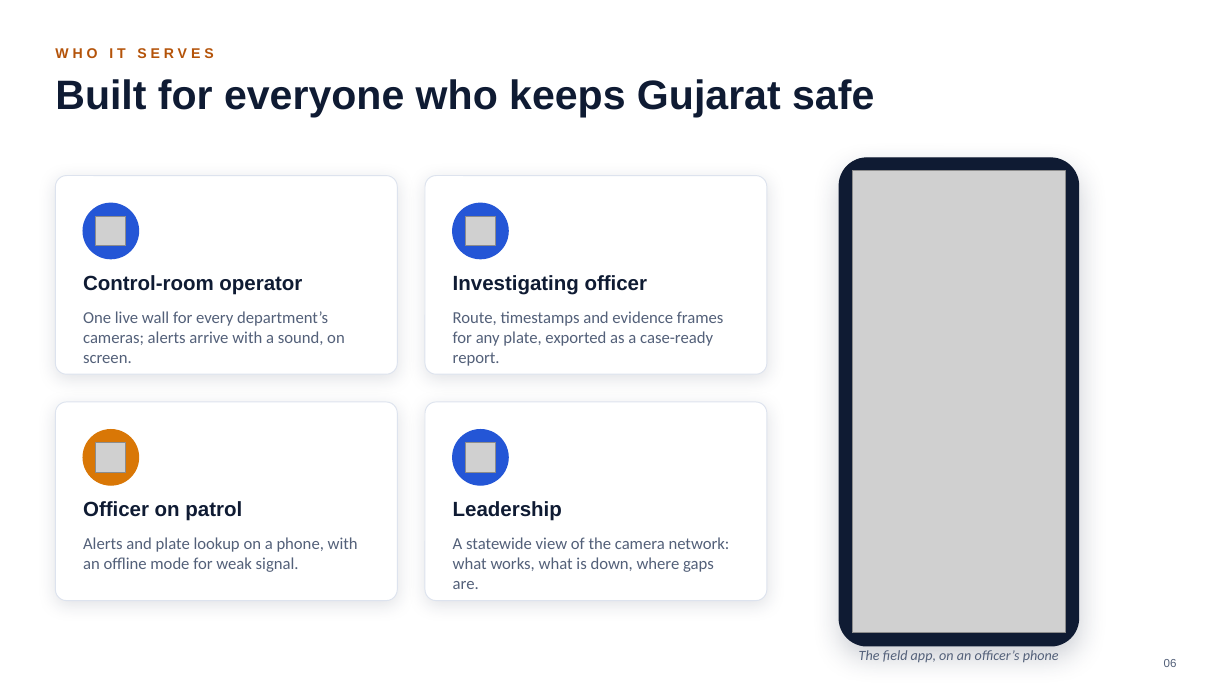
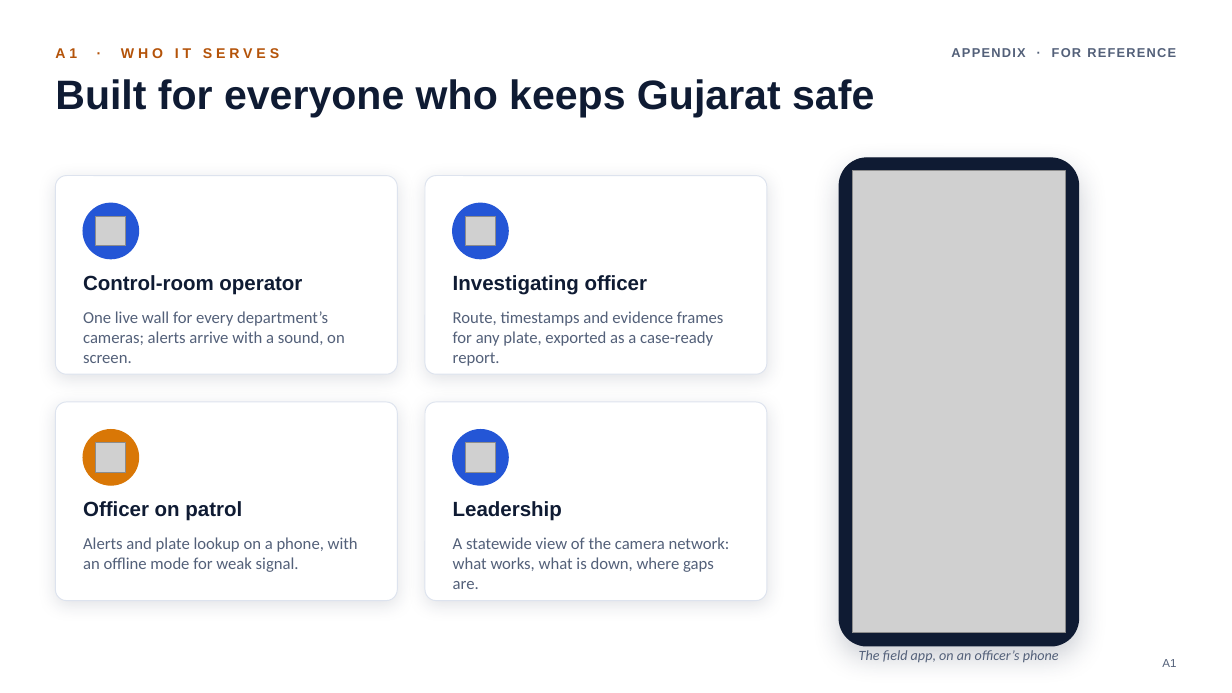
Before and after one commit to parthpatel643/sentinel-hackathon, a slide deck: slide 14 of docs/Sentinel-Finale-Pitch.pptx (slide 6 before the commit). Drawn at 1232x693 pixels with LibreOffice and Linux fonts; fonts in the diff are those of the drawing; grey boxes stand for pictures. Boxes give left, top, right and bottom in pixels: in the first picture for what was removed or moved away, otherwise in the second. Text is boxed around its words. In the diff, an @@ line names an element or a change of style, - is before the commit and + after.

```diff
--- a/docs/Sentinel-Finale-Pitch.pptx
+++ b/docs/Sentinel-Finale-Pitch.pptx
@@ text at box(55, 48, 279, 58): text changed @@
-WHO IT SERVES
+A1 · WHO IT SERVES
@@ text added at box(951, 48, 1176, 57), 10 pt, text #536079, bold @@
+APPENDIX · FOR REFERENCE
@@ text at box(1162, 659, 1176, 667): text changed @@
-06
+A1
```
Also in this commit, not shown: 18 other slides changed, 2 slides added, 2 slides removed, 3 other files.
